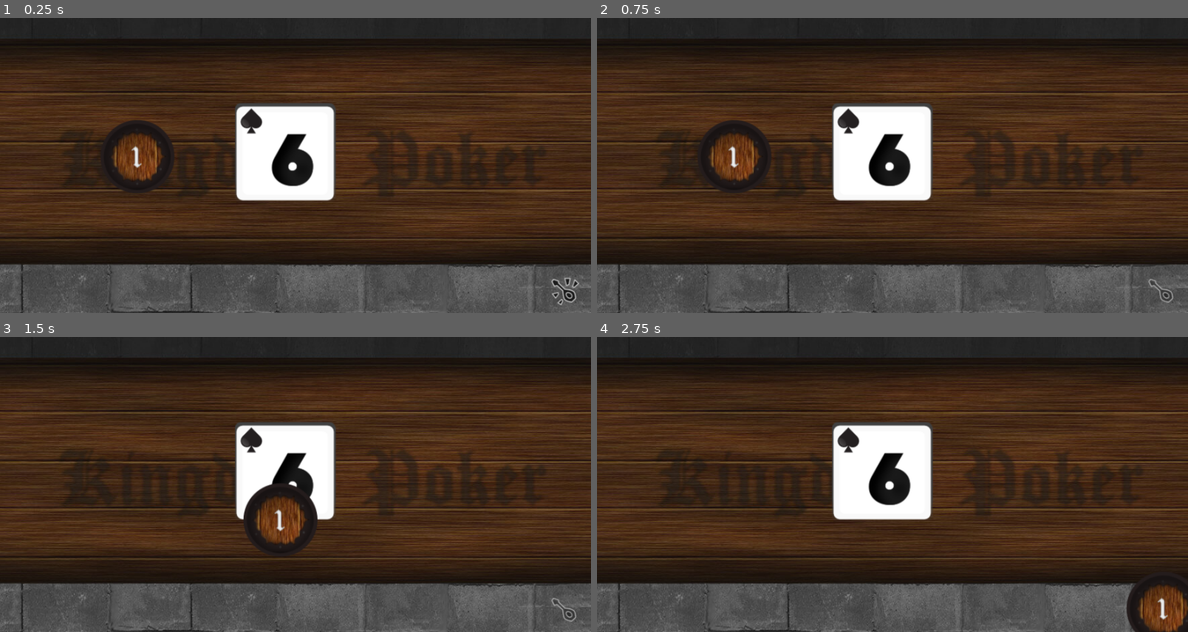
Above: before the commit, frames 1-4 (two rows, left to right).
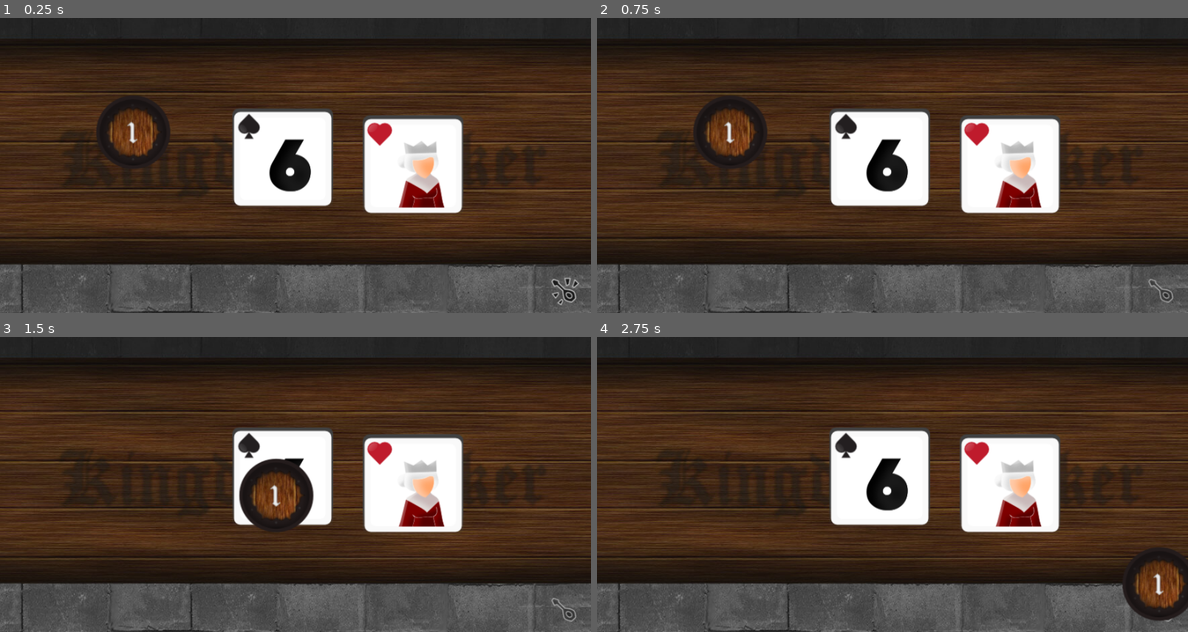
Above: after the commit, the same moments.

Repository: ubermanu/kingdom-poker
Game: Godot game, scene res://Game.tscn
Two runs of this game, one before a commit and one after it. Both use one fixed random seed, a clock stepped at 60 frames per second and the inputs below.
Inputs (mouse positions are in pixels of both pictures, inside the frame that each line leads up to):
- Up to frame 1 (0.25 s): no input
- Up to frame 2 (0.75 s): tap Enter at 0.5 s; drag from (1164, 289) to (951, 100) at 0.52 s
- Up to frame 3 (1.5 s): tap Space at 1.25 s; drag from (135, 475) to (567, 608) at 1.27 s
- Up to frame 4 (2.75 s): tap Enter at 2 s; move the mouse to (951, 419) at 2.02 s; click (951, 419) at 2.17 s

The runs differ from the first frame. In frame 1, 9.9% of the frame differs, in the area x 16-79%, y 26-67%; in frame 2, 9.9%; in frame 3, 9.7%; in frame 4, 9.6%.

Commit message:
Fix card with head

Diff:
--- a/Card.gd
+++ b/Card.gd
@@ -20,15 +20,15 @@
 	if Deck.isNumber(id):
 		$Number.visible = true
 		$Number.frame_coords.x = value - 1
-		if color == Deck.Colors.SPADE or color == Deck.Colors.CLUB:
+		if Deck.isBlackColor(id):
 			$Number.frame_coords.y = 1
 
 	# Set head
 	if Deck.isHead(id):
 		var head = null
-		if color == Deck.Colors.SPADE or color == Deck.Colors.CLUB:
+		if Deck.isBlackColor(id):
 			head = $HeadBlack
 		else:
 			head = $HeadRed
 		head.visible = true
-		head.frames_coord.x = value - 10
+		head.frame_coords.y = value - 10
--- a/Deck.gd
+++ b/Deck.gd
@@ -17,6 +17,16 @@
 func getColor(id):
 	return round(id / 13)
 
+# Returns TRUE if the color is black
+func isBlackColor(id):
+	var color = getColor(id)
+	return color == Deck.Colors.SPADE or color == Deck.Colors.CLUB
+
+# Returns TRUE if the color is red
+func isRedColor(id):
+	var color = getColor(id)
+	return color == Deck.Colors.HEART or color == Deck.Colors.DIAMOND
+
 # Get the current card number in the suite
 func getValue(id):
 	return id % 13
--- a/Game.tscn
+++ b/Game.tscn
@@ -13,8 +13,12 @@
 position = Vector2( 842.576, 405.311 )
 
 [node name="Card" parent="." instance=ExtResource( 3 )]
-position = Vector2( 424.587, 201.538 )
+position = Vector2( 421.023, 209.556 )
 id = 5
 
+[node name="Card2" parent="." instance=ExtResource( 3 )]
+position = Vector2( 615.239, 220.247 )
+id = 24
+
 [node name="Token" parent="." instance=ExtResource( 2 )]
-position = Vector2( 204.299, 206.841 )
+position = Vector2( 198.063, 170.314 )
